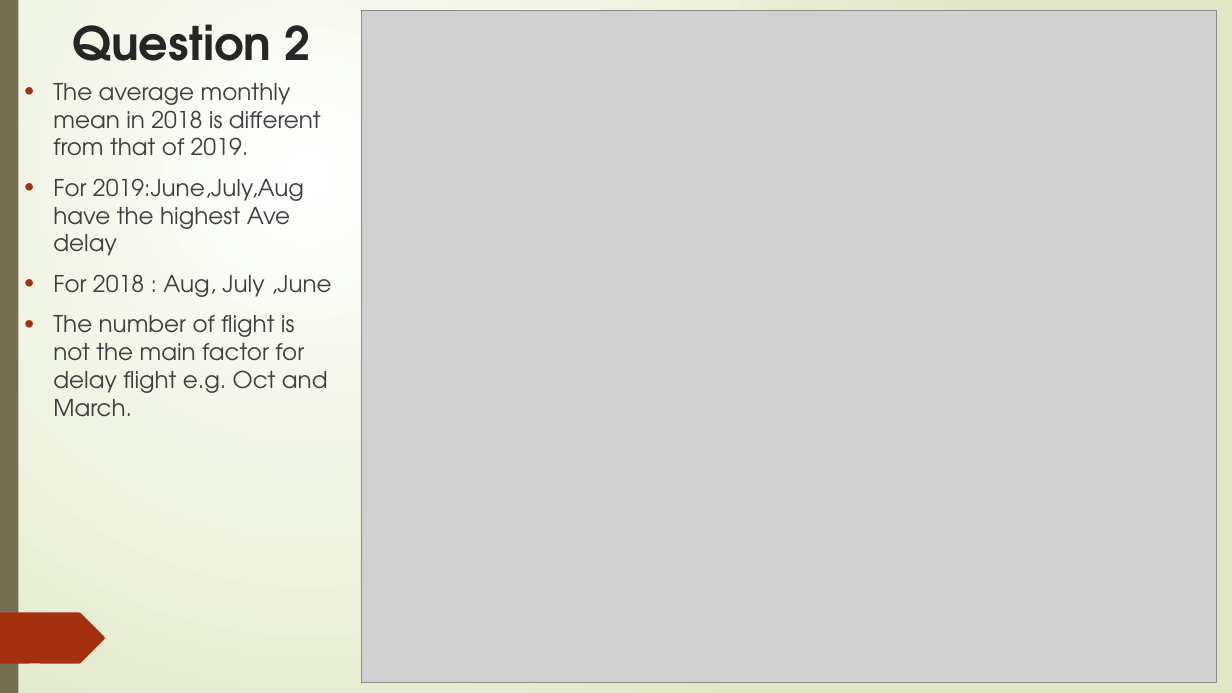
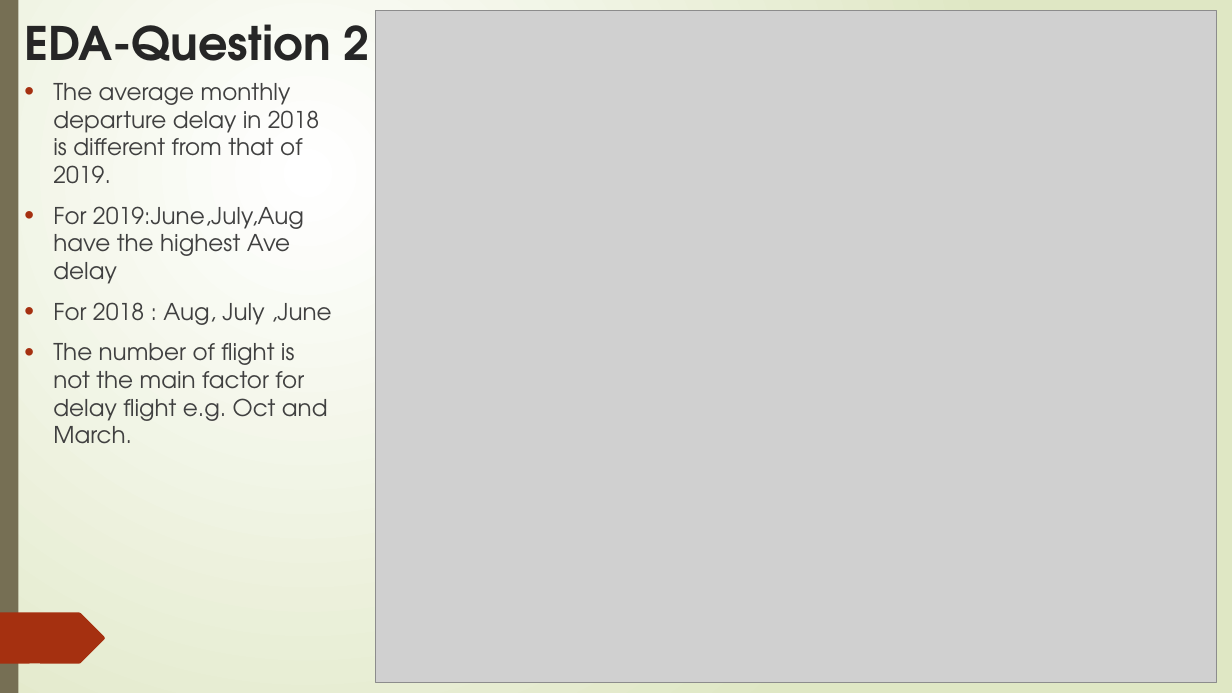
Before and after one commit to rwadisaputro/lhl_midterm_project, a slide deck: slide 3 of Project1-5.pptx. Drawn at 1232x693 pixels with LibreOffice and Linux fonts; fonts in the diff are those of the drawing; grey boxes stand for pictures. Boxes give left, top, right and bottom in pixels: in the first picture for what was removed or moved away, otherwise in the second. Text is boxed around its words. In the diff, an @@ line names an element or a change of style, - is before the commit and + after.

```diff
--- a/Project1-5.pptx
+++ b/Project1-5.pptx
@@ text at <box>24,24,370,61</box>: text changed @@
-Question 2
+EDA-Question 2
@@ picture: place and size @@
-picture at <box>361,10,1216,683</box>
+picture at <box>375,10,1217,683</box>
@@ text at <box>53,83,319,184</box>: text changed @@
-• The average monthly mean in 2018 is different from that of 2019.
+• The average monthly departure delay in 2018 is different from that of 2019.
```
Also in this commit, not shown: 7 other slides changed.
